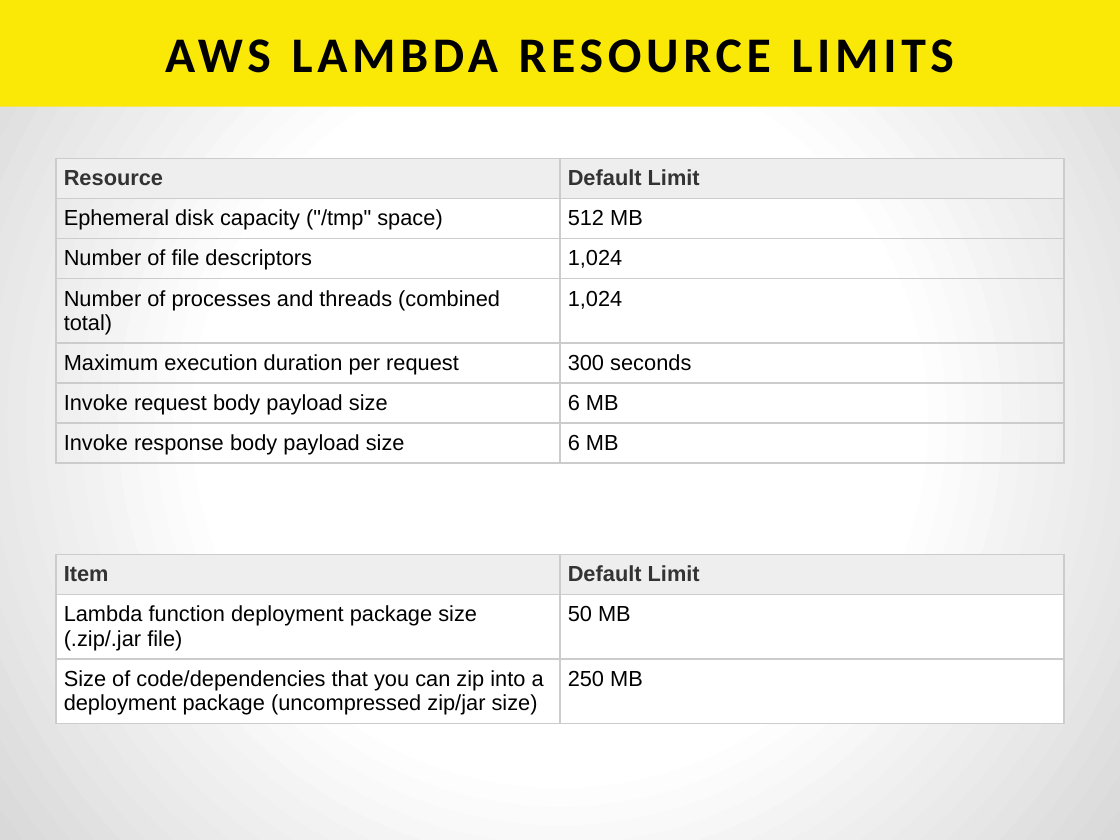
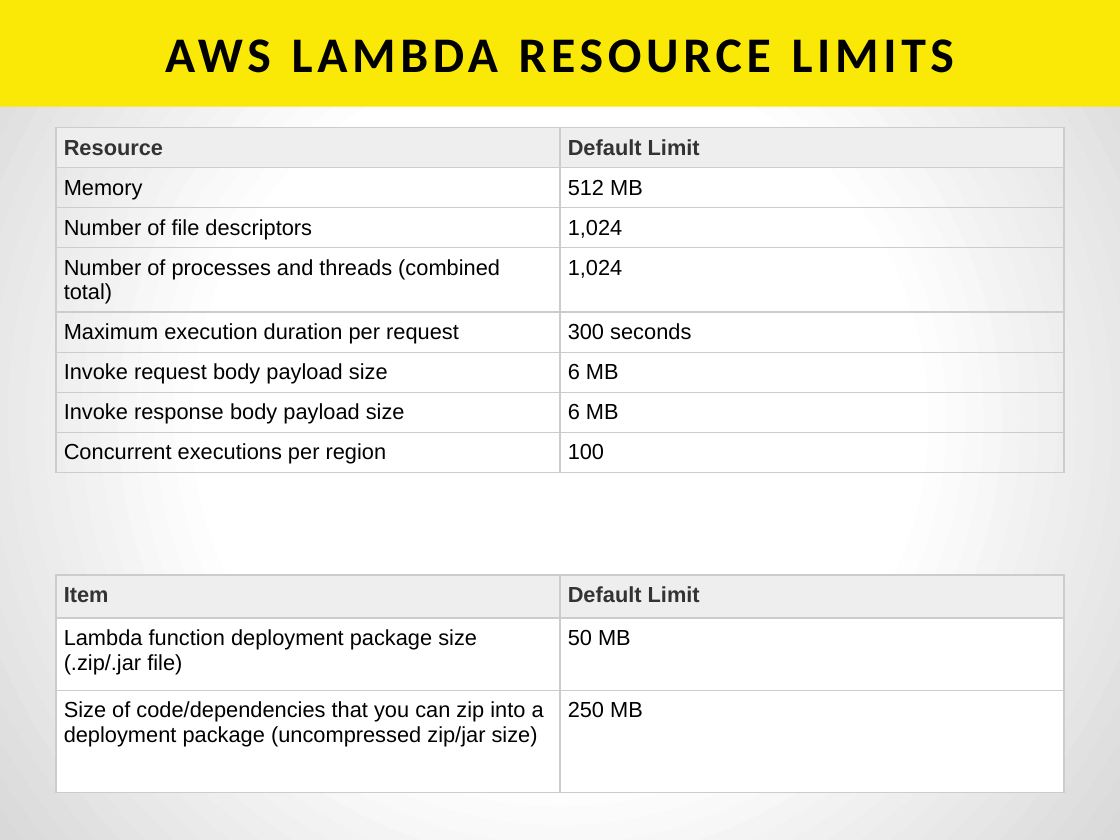
Before and after one commit to h2oai/h2o-tutorials, a slide deck: slide 18 of tutorials/aws-lambda-app/BuildingAnAppWithAWSLambda.pptx. Drawn at 1120x840 pixels with LibreOffice and Linux fonts; fonts in the diff are those of the drawing. Boxes give left, top, right and bottom in pixels: in the first picture for what was removed or moved away, otherwise in the second. Text is boxed around its words. In the diff, an @@ line names an element or a change of style, - is before the commit and + after.

Commit message:
saved file

```diff
--- a/tutorials/aws-lambda-app/BuildingAnAppWithAWSLambda.pptx
+++ b/tutorials/aws-lambda-app/BuildingAnAppWithAWSLambda.pptx
@@ table at (56, 128, 1064, 554) @@
@@ row 2, column 1: "Ephemeral disk capacity ("/tmp" space)" to "Memory" @@
+row 8: Concurrent executions per region | 100
@@ table: place and size @@
-table at (56, 158, 1064, 535)
+table at (56, 128, 1064, 554)
@@ table: place and size @@
-table at (56, 554, 1064, 803)
+table at (56, 575, 1064, 823)
```
Also in this commit, not shown: 1 other slide changed, 1 slide added.
